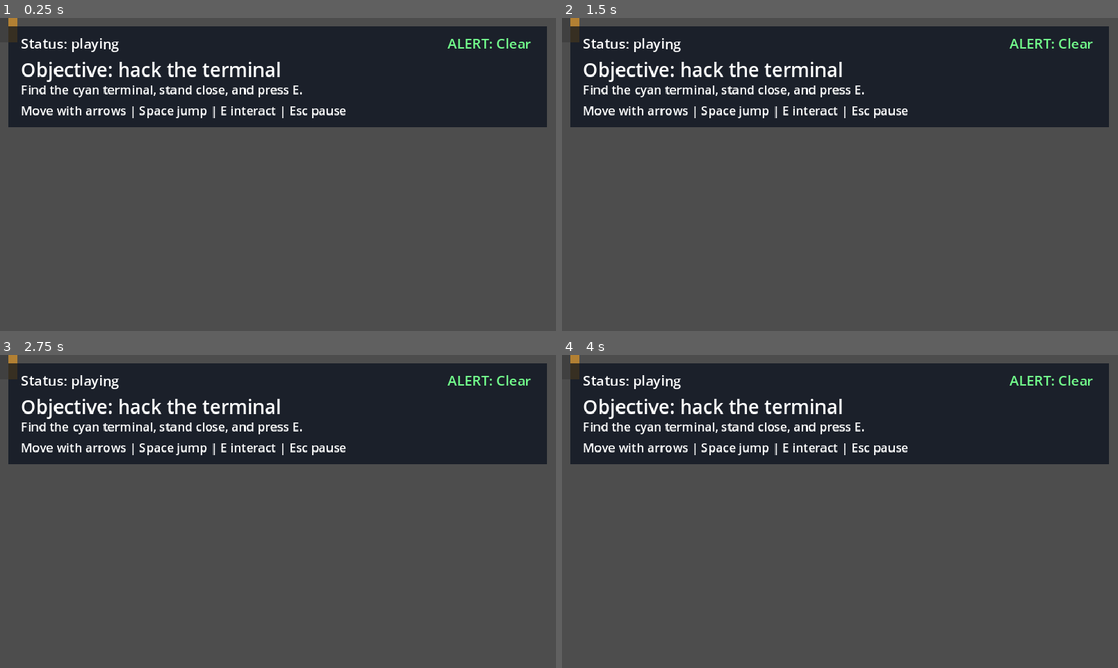
Above: before the commit, frames 1-4 (two rows, left to right).
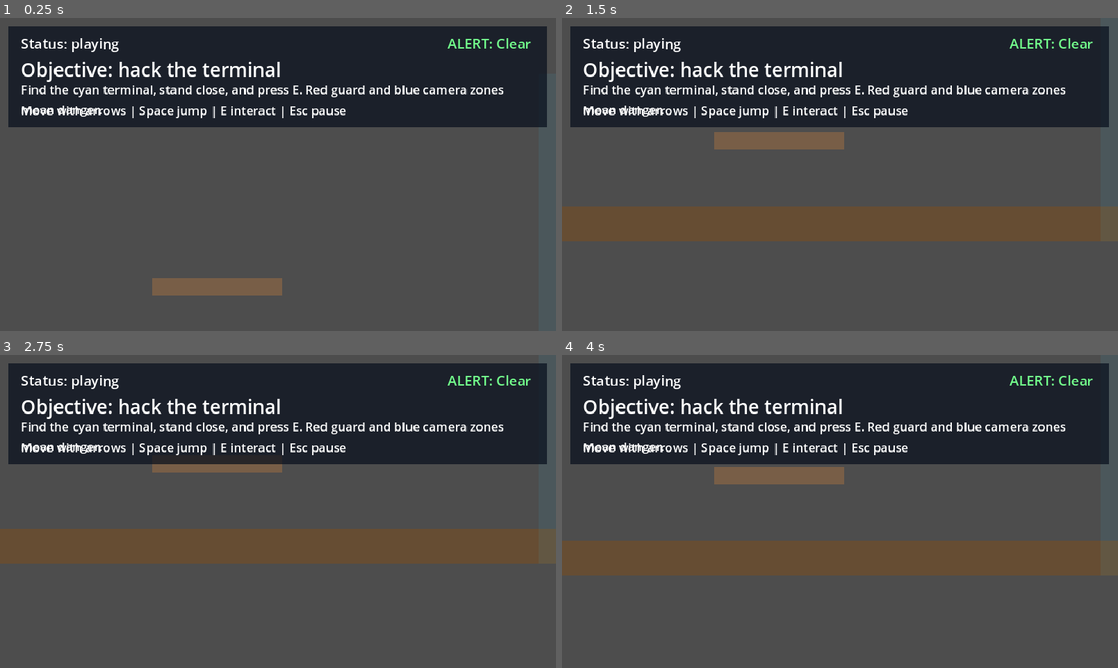
Above: after the commit, the same moments.

Repository: jdvacasf/movesnavy2026
Game: Godot game, scene res://main_level.tscn
Two runs of this game, one before a commit and one after it. Both use one fixed random seed, a clock stepped at 60 frames per second and the inputs below.
Inputs (mouse positions are in pixels of both pictures, inside the frame that each line leads up to):
- Up to frame 1 (0.25 s): no input
- Up to frame 2 (1.5 s): tap E (interact) at 0.5, 0.6, 1.25, 1.35 s; move the mouse to (962, 158) at 0.52 s; hold Right (ui_right) from 0.53 s (still down); click (962, 158) at 0.67 s; tap Space (jump) at 0.77 s; move the mouse to (728, 190) at 1.27 s
- Up to frame 3 (2.75 s): tap Space (jump) at 1.52 s; tap E (interact) at 2, 2.1 s; move the mouse to (333, 442) at 2.02 s; release Right (ui_right) at 2.03 s; hold Left (ui_left) from 2.03 s (still down)
- Up to frame 4 (4 s): tap E (interact) at 2.75, 2.85, 3.5, 3.6 s; move the mouse to (812, 574) at 2.77 s; release Left (ui_left) at 2.78 s; hold Right (ui_right) from 2.78 s (still down); click (812, 574) at 2.92 s; tap Space (jump) at 3.02, 3.77 s; move the mouse to (1006, 558) at 3.52 s

The runs differ from the first frame. In frame 1, 2.0% of the frame differs, in the area x 1-91%, y 0-89%; in frame 2, 13%, in the area x 0-97%, y 0-72%; in frame 3, 12%; in frame 4, 13%.
Error before the commit: Assertion failed: MainLevel requires an ExitDoor node. (res://main_level.gd:122)

Commit message:
subida de primeros alphas

Diff:
--- a/guard.tscn
+++ b/guard.tscn
@@ -12,7 +12,6 @@
 
 [node name="Sprite2D" type="Sprite2D" parent="."]
 modulate = Color(1, 0, 0, 1)
-texture = PlaceholderTexture2D.new()
 
 [node name="CollisionShape2D" type="CollisionShape2D" parent="."]
 shape = SubResource("RectangleShape2D_guard")
--- a/player.tscn
+++ b/player.tscn
@@ -12,7 +12,6 @@
 
 [node name="Sprite2D" type="Sprite2D" parent="."]
 modulate = Color(1, 1, 1, 1)
-texture = PlaceholderTexture2D.new()
 region_enabled = false
 
 [node name="CollisionShape2D" type="CollisionShape2D" parent="."]
